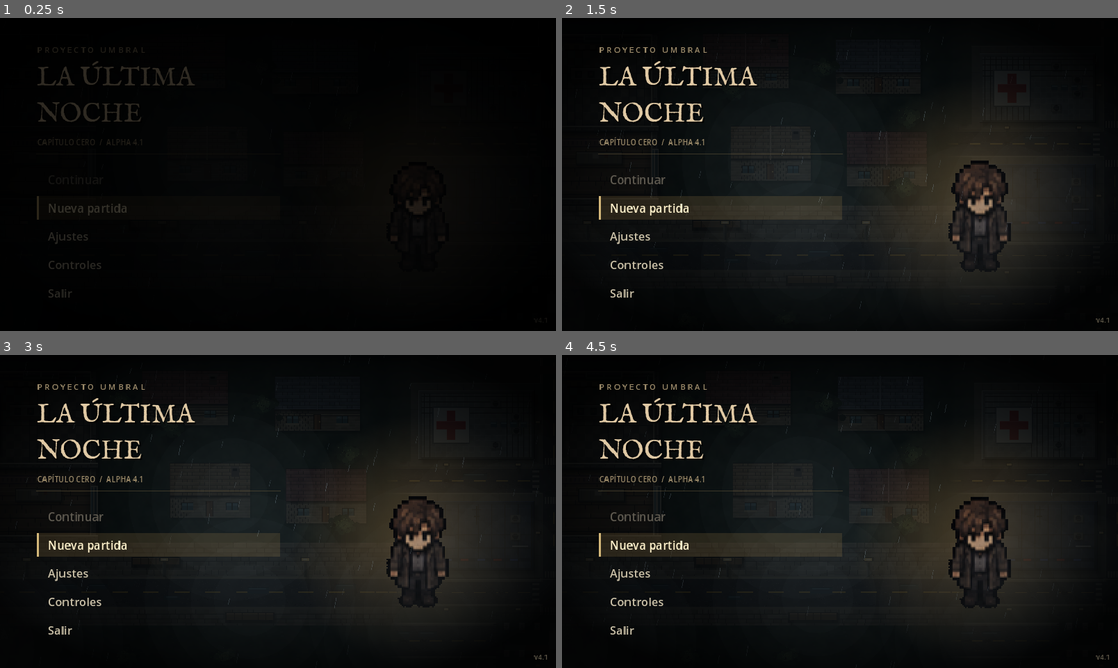
Above: before the commit, frames 1-4 (two rows, left to right).
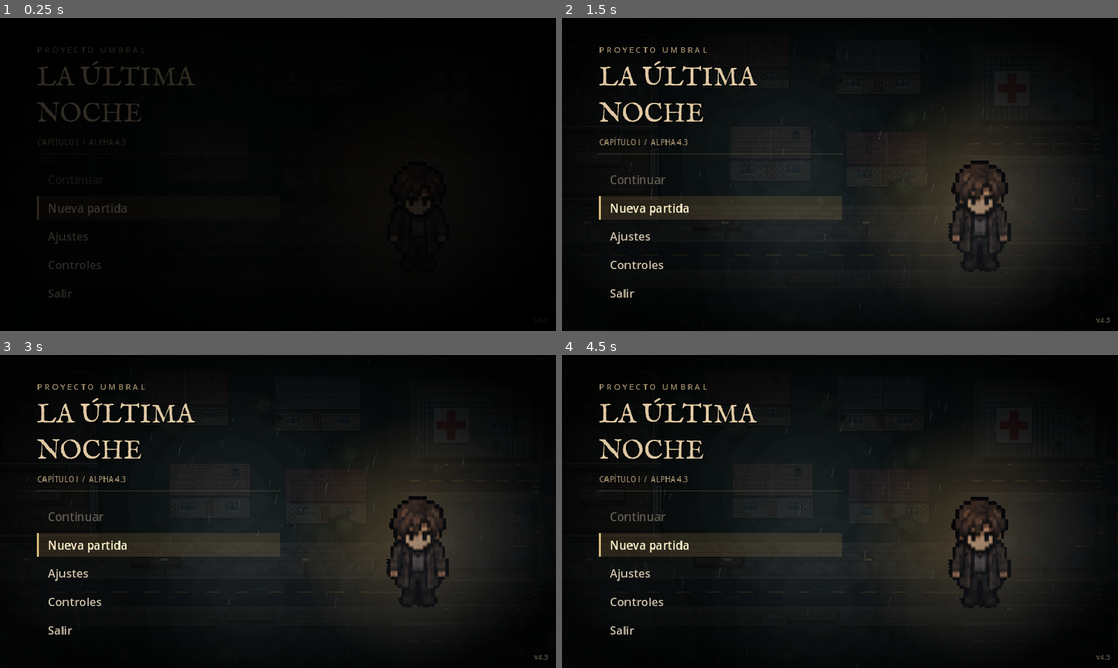
Above: after the commit, the same moments.

Repository: fernandobparada-hash/la-ultima-noche
Game: Godot game, scene res://scenes/title_menu.tscn
The game is run twice, just before and just after one commit, with the same random seed, the same clock (stepped at 60 frames per second) and the same inputs.
Inputs:
- Up to frame 1 (0.25 s): no input
- Up to frame 2 (1.5 s): click "Nueva partida" at 0.5 s; click "Volver" at 1.25 s
- Up to frame 3 (3 s): click "Ajustes" at 2 s; click "Volver" at 2.75 s
- Up to frame 4 (4.5 s): click "Controles" at 3.5 s; click "Volver" at 4.25 s

The runs differ from the first frame. In frame 1, less than 0.1% of the frame differs, in the area x 14-26%, y 38-41%; in frame 2, 0.1%; in frame 3, 0.1%, in the area x 13-99%, y 38-98%; in frame 4, 0.1%.

Commit message:
Alpha 4.3 de Fernando + arreglo de sangría en weather.gd línea 96 (aprobado por Fernando) + build web lun-4.3

Diff:
--- a/project.godot
+++ b/project.godot
@@ -1,7 +1,7 @@
 config_version=5
 
 [application]
-config/name="La Última Noche - Capítulo Cero - Alpha 4.1 - Mundo mejorado"
+config/name="La Última Noche - Capítulo I - Alpha 4.3 - Cierre de capítulo"
 run/main_scene="res://scenes/title_menu.tscn"
 config/features=PackedStringArray("4.2", "GL Compatibility")
 
--- a/scripts/main.gd
+++ b/scripts/main.gd
@@ -40,6 +40,10 @@
 var ui: Label
 var notice: Label
 var objective: Label
+var hints: Label
+var ending_open := false
+var end_panel: ColorRect
+var end_stats: Label
 var message_time := 0.0
 var read_letter := false
 var exploration_panel: PanelContainer
@@ -73,6 +77,9 @@
 var paper_text: Label
 var took_key := false
 var found_exit := false
+var chapter_complete := false
+var chapter_ending := false
+const CHAPTER_END := Vector2(1295,500) # a 40 px del refugio del cementerio (1295,540) para no pisarlo
 var knocks_triggered := false
 var door_open := false
 var door_progress: float = 0.0
@@ -173,6 +180,7 @@
  weather.set("enabled",NightSettings.rain)
  build_journal()
  build_memory_ui()
+ build_end_panel()
  mobile_controls = MobileControlsScript.new()
  add_child(mobile_controls)
  # CanvasLayer mantiene HUD y controles a escala de pantalla.
@@ -183,7 +191,7 @@
  if NightSettings.resume_requested:
   NightSettings.resume_requested=false
   load_progress(true)
- show_message("Despiertas en una casa desconocida. Busca respuestas.",5.0)
+ show_message(chapter_goal(),5.0)
 
 func setup_audio() -> void:
  ambience=AudioStreamPlayer.new()
@@ -218,7 +226,7 @@
  flicker=2.0
 
 func update_tension(delta: float) -> void:
- if game_over or inventory_open or exploration_panel.visible or memory_open: return
+ if game_over or inventory_open or exploration_panel.visible or memory_open or ending_open: return
  var pursuing: int = 0
  for foe in foes:
   if not foe.defeated and foe.state=="PERSECUCION": pursuing+=1
@@ -439,6 +447,12 @@
  objective.add_theme_font_size_override("font_size",15)
  objective.add_theme_color_override("font_color",Color("d6c099"))
  canvas.add_child(objective)
+ hints=Label.new()
+ hints.position=Vector2(20,104)
+ hints.add_theme_font_size_override("font_size",12)
+ hints.add_theme_color_override("font_color",Color("8f8366"))
+ hints.text="[E] EXAMINAR   [F] LINTERNA   [I] INVENTARIO   [M] MAPA   [ESPACIO] ESQUIVAR"
+ canvas.add_child(hints)
  notice=Label.new()
  notice.position=Vector2(20,113)
  notice.add_theme_font_size_override("font_size",18)
@@ -635,7 +649,7 @@
  if game_over:
   if Input.is_action_just_pressed("restart"): respawn_player()
   return
- if journal_open or memory_open: return
+ if journal_open or memory_open or ending_open: return
  world_time+=delta
  var outdoors := not bool(weather.call("sheltered",player.position))
  weather.set("outside",outdoors)
@@ -667,7 +681,7 @@
   inventory_panel.visible=inventory_open
   player.inventory_locked=inventory_open
   refresh_inventory()
- if Input.is_action_just_pressed("change_enemy") and not game_over and not inventory_open:
+ if OS.is_debug_build() and Input.is_action_just_pressed("change_enemy") and not game_over and not inventory_open:
   enemy.change_type()
   show_message("Enemigo de prueba: "+enemy.enemy_type,3.0)
  if inventory_open:
@@ -697,8 +711,9 @@
  if game_over and Input.is_action_just_pressed("restart"):
   respawn_player()
  var status := "INACTIVO" if enemy.defeated else enemy.state
- ui.text="LA ÚLTIMA NOCHE   /   CAPÍTULO CERO   /   ALPHA 4.1\nVIDA %d   ·   ENERGÍA %d   ·   %s   ·  …(255 unchanged characters)…
- objective.text="[I] INVENTARIO   [ESPACIO] ESQUIVAR   [M] MAPA  /  %s" % ["Explora la calle y evita al Errante" if found_exit else ("Abre la puerta de salida" if took_key else "Busca la llave en la cocina")]
+ ui.text="LA ÚLTIMA NOCHE   /   CAPÍTULO I   /   ALPHA 4.3\nVIDA %d   ·   ENERGÍA %d   ·   %s   ·  …(255 unchanged characters)…
+ objective.text=chapter_goal()
+ hints.visible=not mobile_controls.is_mobile
  if player.position.x>500.0 and player.position.y>355.0 and not found_exit:
   found_exit=true
   spawn_encounter()
@@ -735,6 +750,14 @@
  show_message("Un enemigo te ha alcanzado. Aléjate o utiliza una cobertura.",2.0)
 
 func interact() -> void:
+ if player.position.distance_to(CHAPTER_END)<30.0:
+  if chapter_complete:
+   show_message("Capítulo I completado. Puedes seguir explorando.",4.0)
+  elif chapter_ready():
+   open_chapter_ending()
+  else:
+   show_message(chapter_goal(),5.0)
+  return
  for i in range(BUILDINGS.size()):
   var room: Rect2 = BUILDINGS[i]
   if not room.has_point(player.position): continue
@@ -828,6 +851,8 @@
  draw_rect(Rect2(43,-2,4,4),Color("d4b577"))
  draw_set_transform(Vector2.ZERO)
  draw_rect(Rect2(210,340,4,6),Color("55534c"))
+ if chapter_ready() and not chapter_complete:
+  draw_arc(CHAPTER_END,12.0,0,TAU,32,Color("d6bb88"),2.0)
  # Clues, no giant glowing arrows.
  draw_rect(Rect2(185,150,11,9),Color("d9d0b7"))
  draw_line(Vector2(187,154),Vector2(193,154),Color("8b8172"),1.0)
@@ -965,7 +990,7 @@
  active_puzzle=-1
  map_box.show()
  puzzle_box.hide()
- map_status.text="Mecanismos resueltos: %d / 6" % (solved.count(true))
+ map_status.text=chapter_goal()
  exploration_panel.show()
  player.inventory_locked=true
  map_view.queue_redraw()
@@ -1047,6 +1072,9 @@
  map_view.draw_string(font,lg.position+Vector2(26,55),"Resuelto",HORIZONTAL_ALIGNMENT_LEFT,-1,14,ink)
  # Marcador del jugador con pulso.
  var t := float(Time.get_ticks_msec())/1000.0
+ if chapter_ready() and not chapter_complete:
+  map_view.draw_circle(CHAPTER_END*factor,6.0,Color("b08d57"))
+  map_view.draw_string(font,CHAPTER_END*factor+Vector2(9,-5),"Umbral",HORIZONTAL_ALIGNMENT_LEFT,-1,13,ink)
  var pp: Vector2=player.position*factor
  var pulse := fmod(t*0.9,1.0)
  map_view.draw_arc(pp,5.0+pulse*12.0,0.0,TAU,24,Color(0.69,0.19,0.16,0.7*(1.0-pulse)),2.0)
@@ -1347,19 +1375,21 @@
  weather.queue_redraw()
 
 func toggle_journal() -> void:
- if game_over or inventory_open or exploration_panel.visible or memory_open: return
+ if game_over or inventory_open or exploration_panel.visible or memory_open or ending_open: return
  journal_open=not journal_open
  journal_panel.visible=journal_open
  player.inventory_locked=journal_open
  for foe in foes: foe.set_physics_process(not journal_open)
  if journal_open:
-  journal_text.text="CAPÍTULO CERO\n"+("Carta encontrada. " if read_letter …(219 unchanged characters)…
+  journal_text.text="CAPÍTULO I — EL DESPERTAR\n"+chapter_goal()+"\n\n"+("Carta encontrada. " if read_letter …(219 unchanged characters)…
   journal_text.text+="\nRecuerdos: %d / 4" % memories.size()
   for i in range(MEMORY_TITLES.size()):
    if memories.has(i): journal_text.text+="\n• "+MEMORY_TITLES[i]
 
 func save_progress() -> void:
  var cfg := ConfigFile.new()
+ cfg.set_value("run","chapter_complete",chapter_complete)
+ cfg.set_value("run","knocks",knocks_triggered)
  cfg.set_value("run","difficulty",NightSettings.difficulty)
  cfg.set_value("run","position",player.position)
  cfg.set_value("run","checkpoint",checkpoint)
@@ -1384,6 +1414,8 @@
  if cfg.load("user://night_save.cfg")!=OK:
   journal_text.text="No hay una partida guardada."
   return
+ chapter_complete=bool(cfg.get_value("run","chapter_complete",false))
+ knocks_triggered=bool(cfg.get_value("run","knocks",false))
  NightSettings.difficulty=clampi(int(cfg.get_value("run","difficulty",1)),0,2)
  player.flashlight_drain=0.15*[0.65,1.0,1.5][NightSettings.difficulty]
  player.position=cfg.get_value("run","position",Vector2(170,130))
@@ -1461,8 +1493,104 @@
  create_tween().tween_property(memory_panel,"modulate:a",1.0,0.45)
 
 func close_memory() -> void:
+ var finished := chapter_ending
+ chapter_ending=false
  memory_panel.hide()
  memory_open=false
  player.inventory_locked=false
  for foe in foes: foe.set_physics_process(true)
- show_message("Fragmento añadido al diario.",3.0)
+ if finished:
+  chapter_complete=true
+  checkpoint=player.position
+  save_progress()
+  show_end_panel()
+ else:
+  show_message("Fragmento añadido al diario.",3.0)
+
+func show_end_panel() -> void:
+ ending_open=true
+ player.inventory_locked=true
+ player.velocity=Vector2.ZERO
+ for foe in foes: foe.set_physics_process(false)
+ end_stats.text="Mecanismos resueltos: %d / 6\nRecuerdos recuperados: %d / 4\nRefugios visitados: %d / 9" % [solved.count(true),memories.size(),visited_houses.size()]
+ end_panel.modulate.a=0.0
+ end_panel.show()
+ create_tween().tween_property(end_panel,"modulate:a",1.0,0.8)
+
+func continue_after_ending() -> void:
+ end_panel.hide()
+ ending_open=false
+ player.inventory_locked=false
+ for foe in foes: foe.set_physics_process(true)
+ show_message("Exploración libre. Tu progreso está guardado.",4.0)
+
+func back_to_menu() -> void:
+ get_tree().change_scene_to_file("res://scenes/title_menu.tscn")
+
+func build_end_panel() -> void:
+ var layer := CanvasLayer.new()
+ layer.layer=13
+ add_child(layer)
+ end_panel=ColorRect.new()
+ end_panel.color=Color(0.02,0.025,0.03,0.99)
+ end_panel.size=Vector2(960,540)
+ layer.add_child(end_panel)
+ var box := VBoxContainer.new()
+ box.position=Vector2(230,120)
+ box.size=Vector2(500,320)
+ box.add_theme_constant_override("separation",18)
+ end_panel.add_child(box)
+ var small := Label.new()
+ small.text="P R O Y E C T O   U M B R A L"
+ small.horizontal_alignment=HORIZONTAL_ALIGNMENT_CENTER
+ small.add_theme_color_override("font_color",Color("a28a62"))
+ box.add_child(small)
+ var title := Label.new()
+ title.text="CAPÍTULO I COMPLETADO"
+ title.horizontal_alignment=HORIZONTAL_ALIGNMENT_CENTER
+ title.add_theme_font_size_override("font_size",36)
+ title.add_theme_color_override("font_color",Color("e0c9a4"))
+ box.add_child(title)
+ end_stats=Label.new()
+ end_stats.horizontal_alignment=HORIZONTAL_ALIGNMENT_CENTER
+ end_stats.add_theme_font_size_override("font_size",18)
+ end_stats.add_theme_color_override("font_color",Color("d6bb88"))
+ box.add_child(end_stats)
+ var again := Button.new()
+ again.text="SEGUIR EXPLORANDO"
+ again.pressed.connect(continue_after_ending)
+ box.add_child(again)
+ var menu := Button.new()
+ menu.text="MENÚ PRINCIPAL"
+ menu.pressed.connect(back_to_menu)
+ box.add_child(menu)
+ end_panel.hide()
+
+func chapter_ready() -> bool:
+ return read_letter and door_open and solved.count(true)>=6 and memories.size()>=4
+
+func building_rects() -> Array:
+ return BUILDINGS
+
+func chapter_goal() -> String:
+ if chapter_complete: return "Capítulo I completado · Exploración libre"
+ if not read_letter: return "Objetivo: lee la carta de la casa inicial."
+ if not took_key: return "Objetivo: busca la llave en la cocina."
+ if not door_open: return "Objetivo: abre la puerta principal."
+ if not solved[0]: return "Objetivo: resuelve el armario de símbolos."
+ if not solved[1]: return "Objetivo: abre la caja del barrio."
+ if solved.count(true)<6: return "Objetivo: investiga los mecanismos restantes (%d/6)." % solved.count(true)
+ if memories.size()<4: return "Objetivo: recupera los recuerdos (%d/4). Viajero, iglesia, hospital y comisaría." % memories.size()
+ return "Objetivo: ve al cementerio y examina el sello del Umbral (marcado en el mapa)."
+
+func open_chapter_ending() -> void:
+ chapter_ending=true
+ memory_open=true
+ player.inventory_locked=true
+ player.velocity=Vector2.ZERO
+ for foe in foes: foe.set_physics_process(false)
+ memory_title.text="El despertar · Fin del capítulo I"
+ memory_text.text="El sello responde a los seis mecanismos. Entre las inscripciones encuentras tu propia firma y una fecha que no recuerdas. Daniel estuvo aquí. Una campana resuena en la distancia.\n\nEl Proyecto Umbral todavía no ha terminado."
+ memory_panel.modulate.a=0.0
+ memory_panel.show()
+ create_tween().tween_property(memory_panel,"modulate:a",1.0,0.45)
--- a/scripts/title_menu.gd
+++ b/scripts/title_menu.gd
@@ -3,7 +3,7 @@
 # Fondo animado (deriva lenta, niebla, lluvia, relámpagos), protagonista en reposo,
 # título con parpadeo, navegación por teclado/mando, transición de entrada y salida.
 
-const VERSION_TEXT := "CAPÍTULO CERO  /  ALPHA 4.1"
+const VERSION_TEXT := "CAPÍTULO I  /  ALPHA 4.3"
 const GOLD := Color("e0c9a4")
 const GOLD_DIM := Color(0.62, 0.55, 0.42, 1.0)
 
@@ -160,7 +160,7 @@
 	margin.add_child(panel)
 
 	var ver := Label.new()
-	ver.text = "v4.1"
+	ver.text = "v4.3"
 	ver.add_theme_font_size_override("font_size", 12)
 	ver.add_theme_color_override("font_color", Color(0.5, 0.46, 0.38, 0.8))
 	ver.set_anchors_and_offsets_preset(Control.PRESET_BOTTOM_RIGHT)
@@ -326,7 +326,8 @@
 	spacer(6)
 	var cfg := ConfigFile.new()
 	var has_save := cfg.load("user://night_save.cfg") == OK
-	var resume := button("Continuar", start.bind(true))
+	var done := has_save and bool(cfg.get_value("run","chapter_complete",false))
+	var resume := button("Continuar  ·  Capítulo I completado" if done else "Continuar", start.bind(true))
 	resume.disabled = not has_save
 	var new_btn := button("Nueva partida", new_game)
 	button("Ajustes", options)
--- a/scripts/weather.gd
+++ b/scripts/weather.gd
@@ -11,6 +11,7 @@
 var rain_fx: CPUParticles2D
 var rain_fade := 0.0
 var ripple_points: Array[Vector2] = []
+var buildings: Array = []
 
 func make_streak() -> Texture2D:
  var img := Image.create(3,18,false,Image.FORMAT_RGBA8)
@@ -23,6 +24,8 @@
 
 func _ready() -> void:
  z_index=8
+ if get_parent() != null and get_parent().has_method("building_rects"):
+  buildings=get_parent().call("building_rects")
  rain=AudioStreamPlayer.new()
  rain.stream=preload("res://assets/audio/rain_loop.wav")
  add_child(rain)
@@ -89,7 +92,7 @@
  queue_redraw()
 func sheltered(p: Vector2) -> bool:
  if Rect2(40,40,430,310).has_point(p): return true
- for area: Rect2 in [Rect2(550,38,155,100),Rect2(790,48,154,100),Rect2(600,205,145,100),Rect2(810,215,145,100),Rect2(1050,75,210,125),Rect2(1330,75,210,125),Rect2(1050,275,210,125),Rect2(1330,275,210,125),Rect2(1190,480,210,110)]:
+ for area: Rect2 in buildings:
   if area.has_point(p): return true
  return false
 func _draw() -> void:
Renamed: CAMBIOS_0_7_1.txt -> docs/CAMBIOS_0_7_1.txt
Renamed: CAMBIOS_0_8.txt -> docs/CAMBIOS_0_8.txt
Renamed: CAMBIOS_0_9.txt -> docs/CAMBIOS_0_9.txt
Renamed: CAMBIOS_1_0.txt -> docs/CAMBIOS_1_0.txt
Renamed: CAMBIOS_1_1.txt -> docs/CAMBIOS_1_1.txt
Renamed: CAMBIOS_1_2.txt -> docs/CAMBIOS_1_2.txt
Renamed: CAMBIOS_1_3.txt -> docs/CAMBIOS_1_3.txt
Renamed: CAMBIOS_1_4.txt -> docs/CAMBIOS_1_4.txt
Renamed: CAMBIOS_1_5.txt -> docs/CAMBIOS_1_5.txt
Renamed: CAMBIOS_1_6.txt -> docs/CAMBIOS_1_6.txt
Renamed: CAMBIOS_1_7.txt -> docs/CAMBIOS_1_7.txt
Renamed: CAMBIOS_1_8.txt -> docs/CAMBIOS_1_8.txt
(and 36 more such lines)
